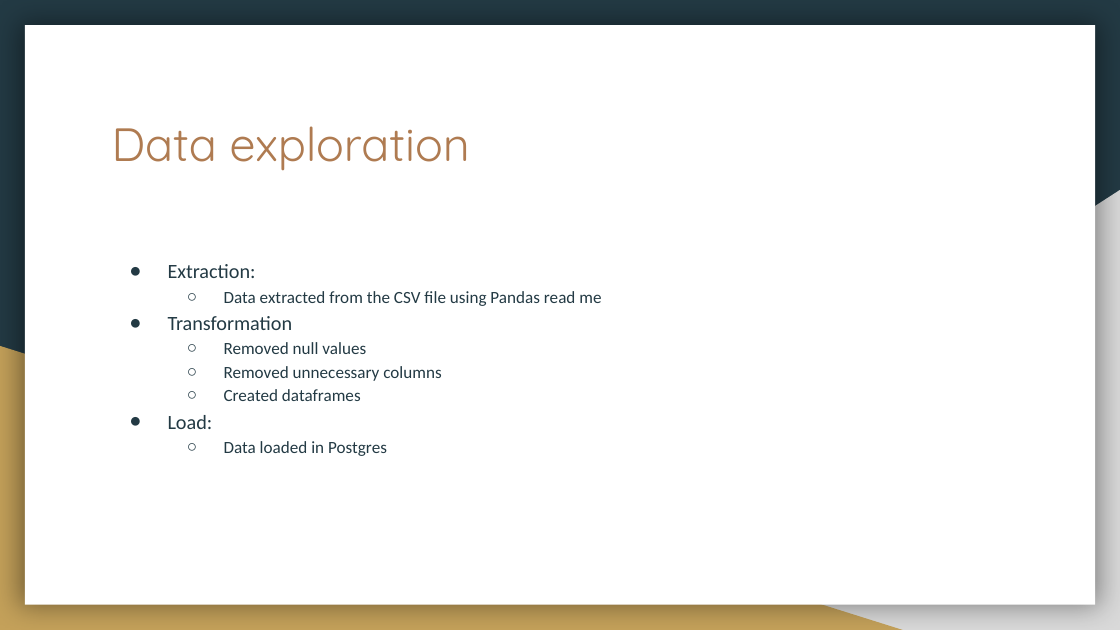
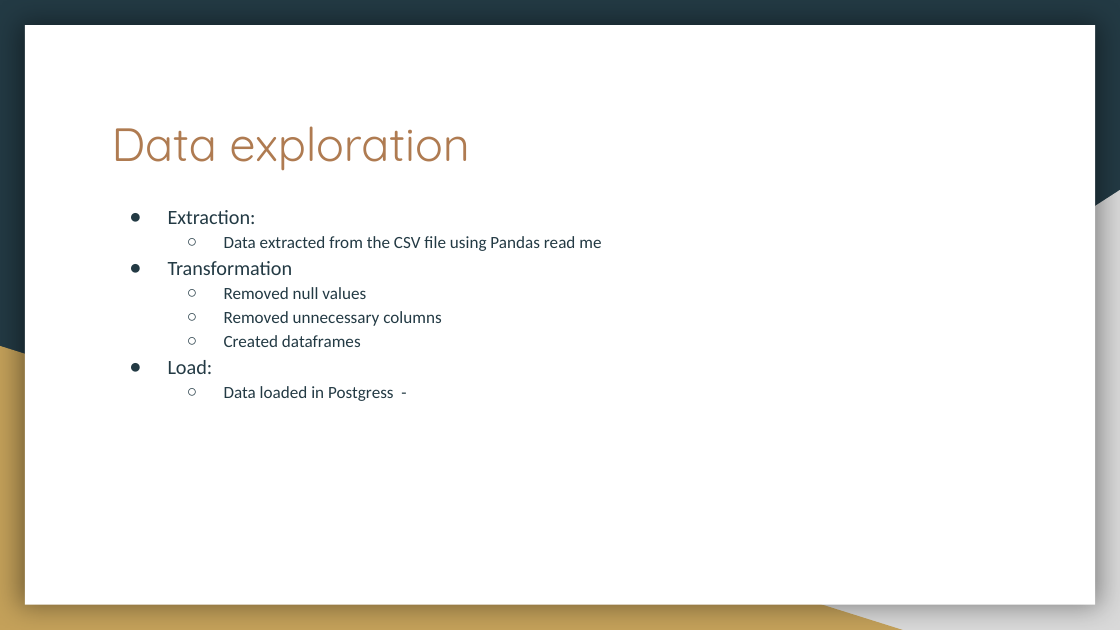
Before and after one commit to vd1310/Banking-Dataset-MarketingTargetsPrediction, a slide deck: slide 9 of Resources/Project_Presentation_Segment2.pptx. Drawn at 1120x630 pixels with LibreOffice and Linux fonts; fonts in the diff are those of the drawing. Boxes give left, top, right and bottom in pixels: in the first picture for what was removed or moved away, otherwise in the second. Text is boxed around its words. In the diff, an @@ line names an element or a change of style, - is before the commit and + after.

```diff
--- a/Resources/Project_Presentation_Segment2.pptx
+++ b/Resources/Project_Presentation_Segment2.pptx
@@ text "Extraction:": place and size @@
-text "Extraction:" at [168,264,601,456]
+text "Extraction:" at [168,210,601,401]
@@ text at [224,386,394,401]: text changed @@
-  ○ Data loaded in Postgres
+  ○ Data loaded in Postgress -
```
Also in this commit, not shown: 4 other slides changed, 1 other file.
